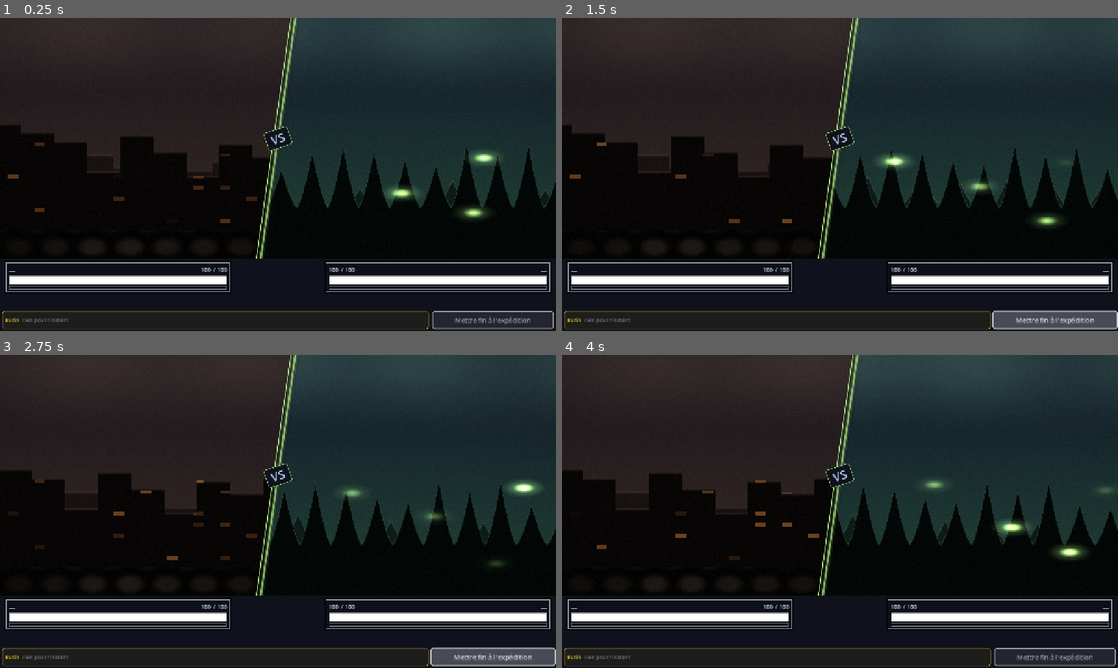
Above: before the commit, frames 1-4 (two rows, left to right).
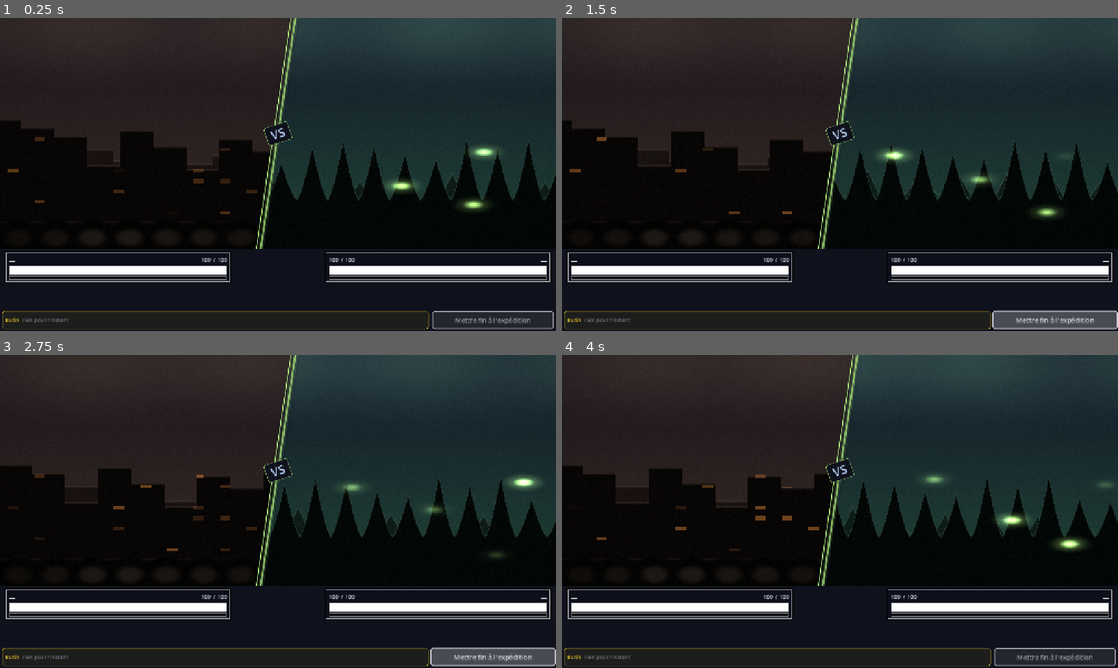
Above: after the commit, the same moments.

Repository: Rhend/Reliquary
Game: Godot game, scene res://scenes/combat/CombatScene.tscn
The game is run twice, just before and just after one commit, with the same random seed, the same clock (stepped at 60 frames per second) and the same inputs. This scene is started directly instead of the project's main scene.
Inputs (mouse positions are in pixels of both pictures, inside the frame that each line leads up to):
- Up to frame 1 (0.25 s): no input
- Up to frame 2 (1.5 s): click (1056, 321) at 0.5 s; click (1056, 321) at 1.25 s
- Up to frame 3 (2.75 s): click (494, 658) at 2 s
- Up to frame 4 (4 s): tap Enter at 2.75, 2.85 s; move the mouse to (962, 495) at 2.77 s; click (962, 495) at 2.92 s; tap Space at 3.02 s; drag from (728, 527) to (812, 574) at 3.52 s

The runs differ from the first frame. In frame 1, 9.9% of the frame differs, in the area x 0-100%, y 3-88%; in frame 2, 9.7%; in frame 3, 9.9%; in frame 4, 10%.

Commit message:
feat(combat-ui): pills de bonus/malus déplacées sous les barres PV/ATB
Les pills d'état (bouclier, venin, hâte) vivaient dans les colonnes
centrales de l'arène. Elles sont désormais rattachées sous la barre de
chaque combattant (alignées à gauche pour le héros, à droite pour la
créature miroir), avec une hauteur réservée pour éviter que la barre
saute à l'apparition/disparition d'un état.

Co-Authored-By: Claude Opus 4.8 <noreply@anthropic.com>

Diff:
--- a/scripts/combat/CombatScene.gd
+++ b/scripts/combat/CombatScene.gd
@@ -359,9 +359,11 @@
 	row.add_child(v)
 	rows.add_child(row)
 
-# Construit une colonne de l'arène (bande centrale) : intention d'action +
-# pills d'état, calées vers le HAUT de la moitié pour laisser le centre à la
-# boule d'énergie (centrée verticalement). Plus d'anneau ni de plaque de nom.
+# Construit une colonne de l'arène (bande centrale) : intention d'action,
+# calée vers le HAUT de la moitié pour laisser le centre à la boule d'énergie
+# (centrée verticalement). Les pills d'état (bonus/malus) vivent désormais SOUS
+# la barre du combattant (cf. _build_combatant_bars), pas ici. Plus d'anneau
+# ni de plaque de nom.
 func _build_column(is_hero: bool) -> Control:
 	var col := VBoxContainer.new()
 	col.alignment = BoxContainer.ALIGNMENT_BEGIN
@@ -390,21 +392,19 @@
 	action_center.add_child(action_box)
 	col.add_child(action_center)
 
-	var states := HBoxContainer.new()
-	states.alignment = BoxContainer.ALIGNMENT_CENTER
-	states.add_theme_constant_override("separation", 4)
-	col.add_child(states)
-
 	if is_hero:
-		_hero_action = action; _hero_states = states
+		_hero_action = action
 	else:
-		_enemy_action = action; _enemy_states = states
+		_enemy_action = action
 	return col
 
 # ── Bande basse de l'arène : deux barres JRPG ────────────────
 # Héros calé à GAUCHE, créature calée à DROITE (barre miroir : se remplit depuis
 # le bord droit). Un espaceur central élastique creuse l'écart pour ne pas que
 # les barres se rejoignent au centre (et libère la place pour la boule à venir).
+# Chaque barre est coiffée par-dessous d'une rangée de pills d'état (bonus/malus :
+# bouclier, venin, hâte) alignée sous le bord du combattant (gauche pour le héros,
+# droite pour la créature miroir).
 # Les labels de nom vivent DANS les barres (_hero_name/_enemy_name : .text + tooltips).
 func _build_combatant_bars() -> Control:
 	var m := MarginContainer.new()
@@ -416,10 +416,17 @@
 	band.add_theme_constant_override("separation", 0)
 	m.add_child(band)
 
+	# Colonne héros : barre + rangée d'états dessous (alignée à gauche).
+	var hero_col := VBoxContainer.new()
+	hero_col.size_flags_horizontal = Control.SIZE_EXPAND_FILL
+	hero_col.size_flags_stretch_ratio = 1.0
+	hero_col.add_theme_constant_override("separation", 3)
 	_hero_bar = CombatBar.new()
 	_hero_bar.size_flags_horizontal = Control.SIZE_EXPAND_FILL
-	_hero_bar.size_flags_stretch_ratio = 1.0
-	band.add_child(_hero_bar)
+	hero_col.add_child(_hero_bar)
+	_hero_states = _make_states_row(false)
+	hero_col.add_child(_hero_states)
+	band.add_child(hero_col)
 
 	# Espaceur central (~le tiers d'une barre) : écarte les deux barres du centre.
 	var spacer := Control.new()
@@ -428,15 +435,33 @@
 	spacer.mouse_filter = Control.MOUSE_FILTER_IGNORE
 	band.add_child(spacer)
 
+	# Colonne créature : barre miroir + rangée d'états dessous (alignée à droite).
+	var enemy_col := VBoxContainer.new()
+	enemy_col.size_flags_horizontal = Control.SIZE_EXPAND_FILL
+	enemy_col.size_flags_stretch_ratio = 1.0
+	enemy_col.add_theme_constant_override("separation", 3)
 	_enemy_bar = CombatBar.new()
 	_enemy_bar.size_flags_horizontal = Control.SIZE_EXPAND_FILL
-	_enemy_bar.size_flags_stretch_ratio = 1.0
 	_enemy_bar.mirrored = true
-	band.add_child(_enemy_bar)
+	enemy_col.add_child(_enemy_bar)
+	_enemy_states = _make_states_row(true)
+	enemy_col.add_child(_enemy_states)
+	band.add_child(enemy_col)
 
 	_hero_name  = _hero_bar.name_label
 	_enemy_name = _enemy_bar.name_label
 	return m
+
+# Rangée de pills d'état sous une barre. Hauteur minimale réservée pour que
+# l'apparition/disparition d'un bonus/malus ne fasse pas sauter la barre.
+# `align_right` cale les pills sous le bord droit (créature miroir).
+func _make_states_row(align_right: bool) -> HBoxContainer:
+	var states := HBoxContainer.new()
+	states.alignment = BoxContainer.ALIGNMENT_END if align_right else BoxContainer.ALIGNMENT_BEGIN
+	states.add_theme_constant_override("separation", 4)
+	states.custom_minimum_size = Vector2(0, 20)
+	states.mouse_filter = Control.MOUSE_FILTER_IGNORE
+	return states
 
 # ── Feed passifs ───────────────────────────────────────────
 func _build_feed() -> Control:
